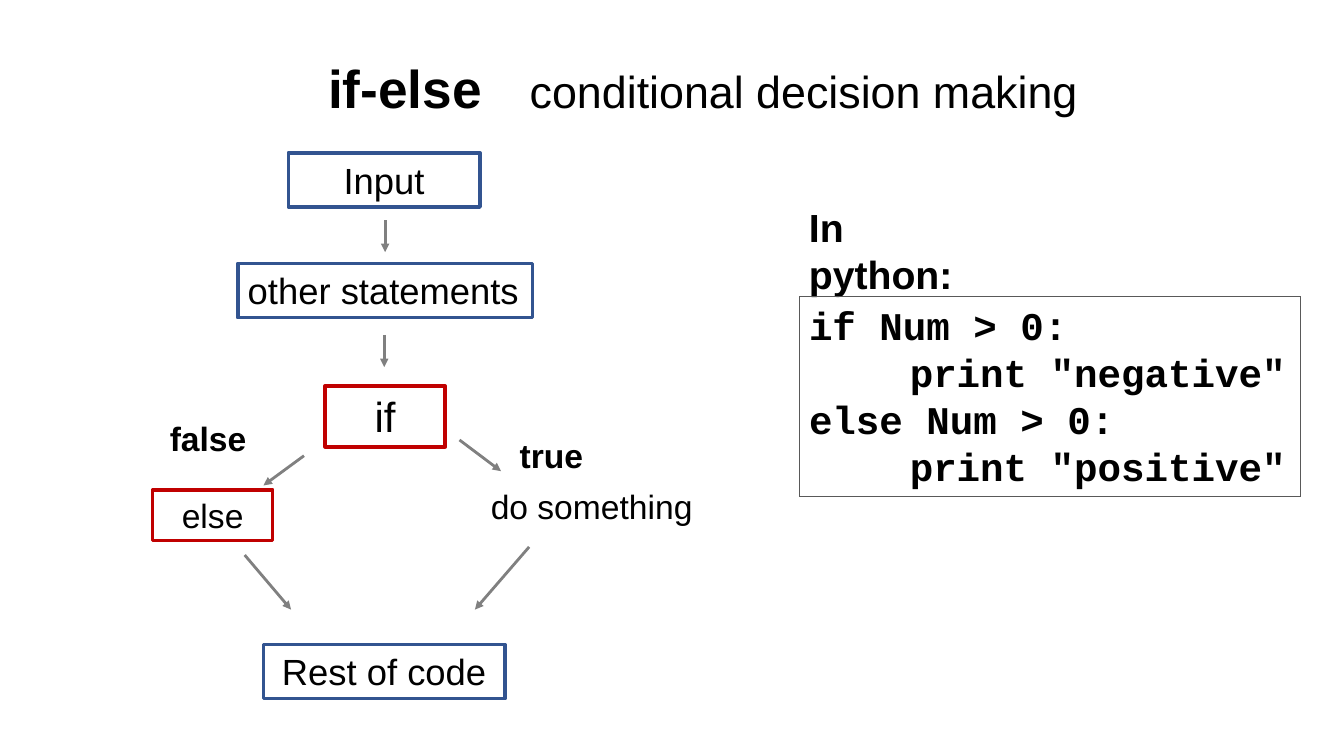
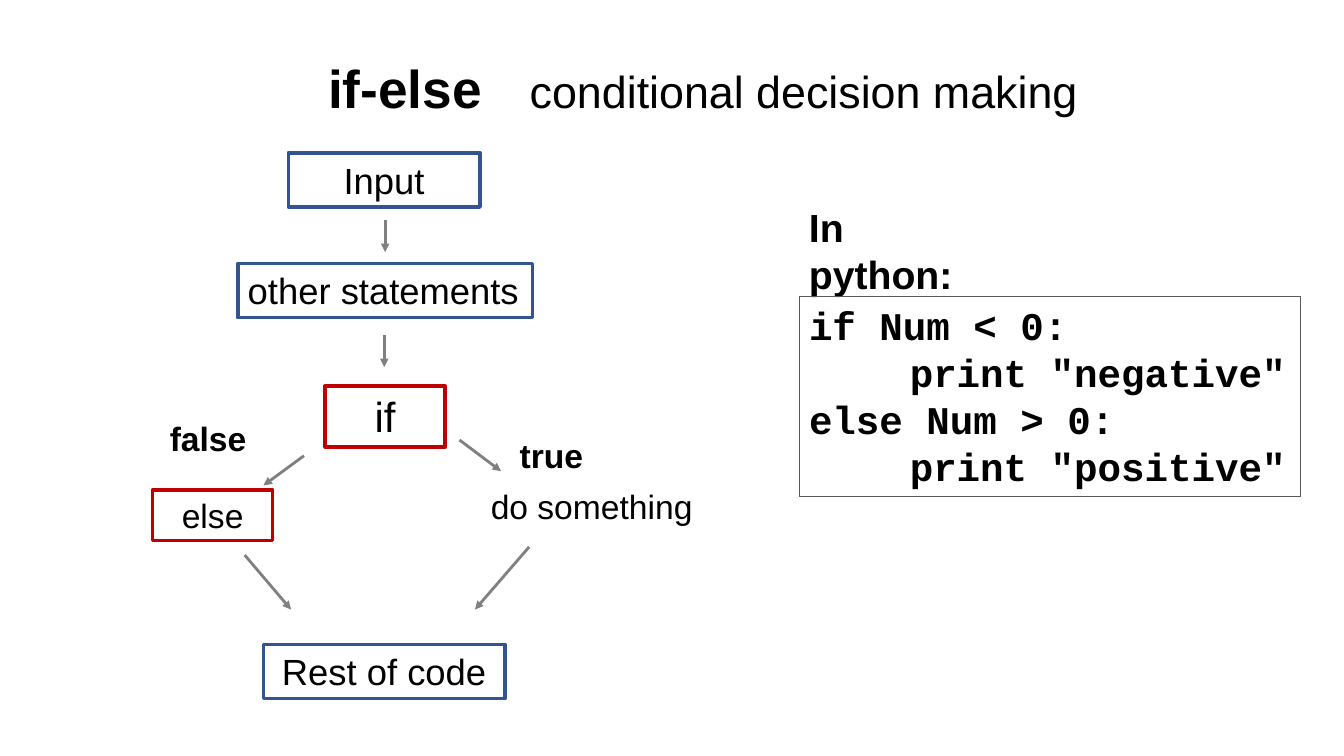
Before and after one commit to tparchman/F21_BIOL792_coursepage, a slide deck: slide 11 of week7_pythonII/week7_python_chap9.pptx. Drawn at 1344x756 pixels with LibreOffice and Linux fonts; fonts in the diff are those of the drawing. Boxes give left, top, right and bottom in pixels: in the first picture for what was removed or moved away, otherwise in the second. Text is boxed around its words. In the diff, an @@ line names an element or a change of style, - is before the commit and + after.

```diff
--- a/week7_pythonII/week7_python_chap9.pptx
+++ b/week7_pythonII/week7_python_chap9.pptx
@@ text in rectangle at (809,312,1067,341): text changed @@
-if Num > 0:
+if Num < 0:
```
Also in this commit, not shown: 1 other slide changed, 3 other files.
